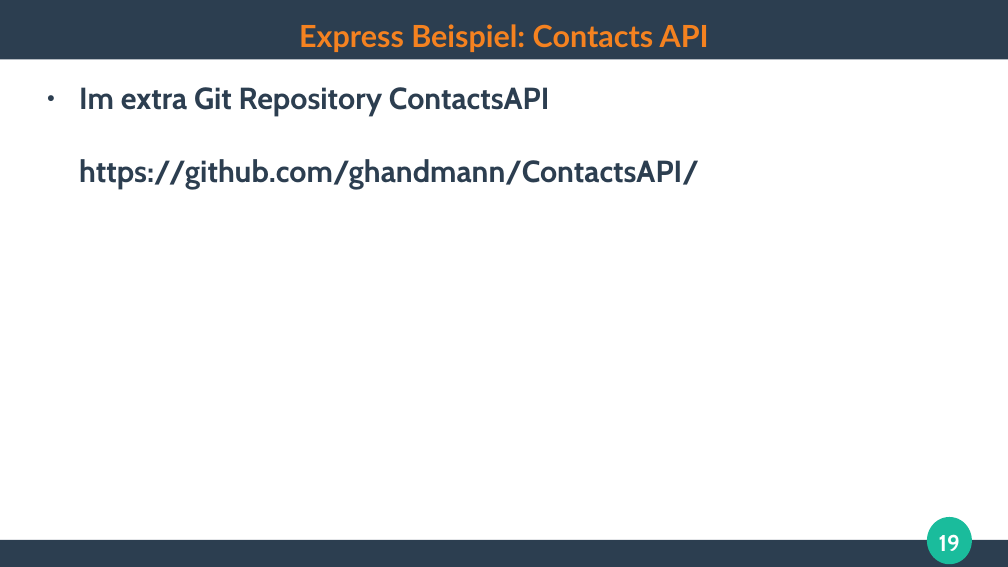
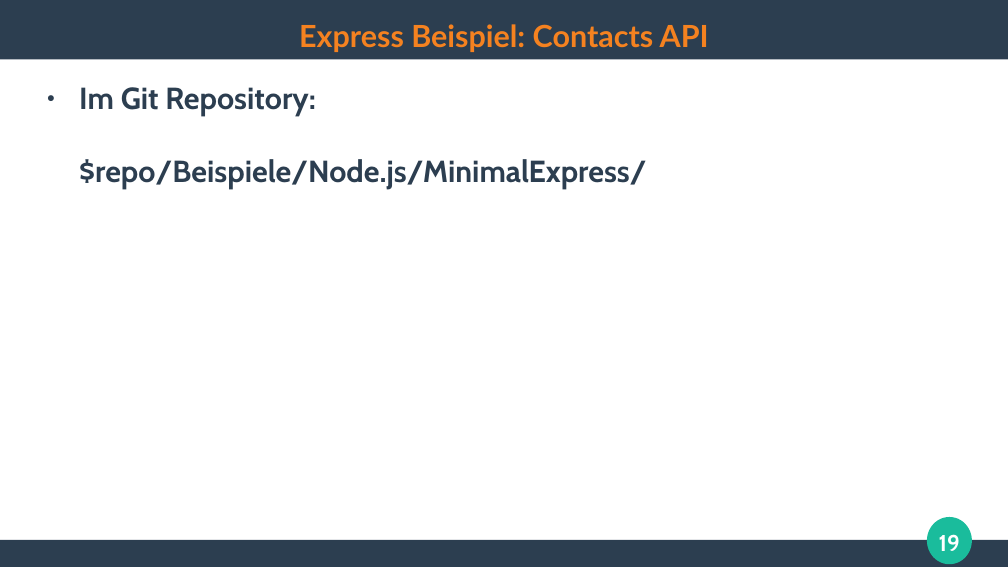
Before and after one commit to ghandmann/HS-AlbSig-WebAnwendungen2, a slide deck: slide 19 of Kapitel/03_WebFrameworks_1x1.odp. Drawn at 1008x567 pixels with LibreOffice and Linux fonts; fonts in the diff are those of the drawing. Boxes give left, top, right and bottom in pixels: in the first picture for what was removed or moved away, otherwise in the second. Text is boxed around its words. In the diff, an @@ line names an element or a change of style, - is before the commit and + after.

Commit message:
update example reference

```diff
--- a/Kapitel/03_WebFrameworks_1x1.odp
+++ b/Kapitel/03_WebFrameworks_1x1.odp
@@ text at <box>79,87,646,189</box>: text changed @@
-● Im extra Git Repository ContactsAPI
-  https://github.com/ghandmann/ContactsAPI/
+● Im Git Repository:
+  $repo/Beispiele/Node.js/MinimalExpress/
```
